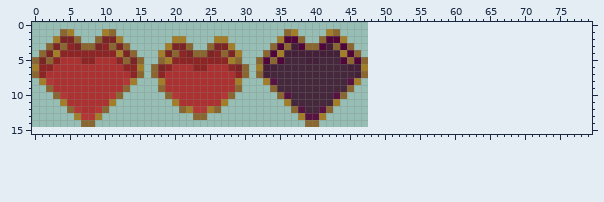
Two versions of one sprite sheet, Assets/Sprites/health conatiner.png. The picture above is the old version.
The file is 48x16 pixels. The old version is drawn lined up with the new one, on the new canvas.
The same view after the edit:
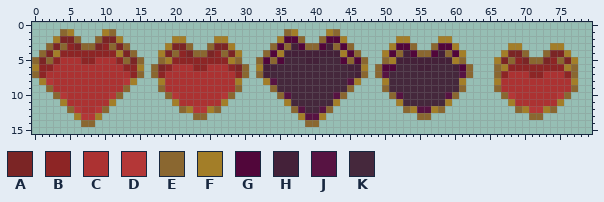
Palette (. is transparent): A #7b2525  B #8d2525  C #ac3232  D #b43737  E #8a6730  F #a37e28  G #51063a  H #442139  J #571342  K #45283c
Change:
canvas 48x16 -> 80x16, the old top-left corner now at 0,-1 (the part of the old canvas that was cut away was empty and is not shown)
@@ x 47..79 @@
  1 .................................
- 2 .................................
- 3 .................................
- 4 .................................
- 5 E................................
- 6 F................................
- 7 E................................
- 8 .................................
- 9 .................................
-10 .................................
-11 .................................
-12 .................................
-13 .................................
+ 2 .....FF....FF....................
+ 3 ....FGGE..EGGF.......FF....FF....
+ 4 ...FGEHGEEGHEGF.....FAAE..EAAF...
+ 5 E..EFHHHHHHHHFE....FAEBAEEABEAF..
+ 6 F.EGGKKKHHKKKHGE...EFBBBBBBBBFE..
+ 7 E.EJKKKKKKKKKKJE...EBCCCBBCCCBE..
+ 8 ...FKKKKKKKKKKF....FCCCCCCCCCCF..
+ 9 ...EKKKKKKKKKKE....ECCCCCCCCCCE..
+10 ....EJKKKKKKJE......EDCCCCCCDE...
+11 .....FKKKKKKF........FCCCCCCF....
+12 ......EFJJFE..........EFDDFE.....
+13 ........EE..............EE.......
 14 .................................
Boxes around the changes in both pictures, in picture pixels (x1, y1, x2, y2):
added: (375, 36, 473, 120)
added: (494, 43, 578, 120)
